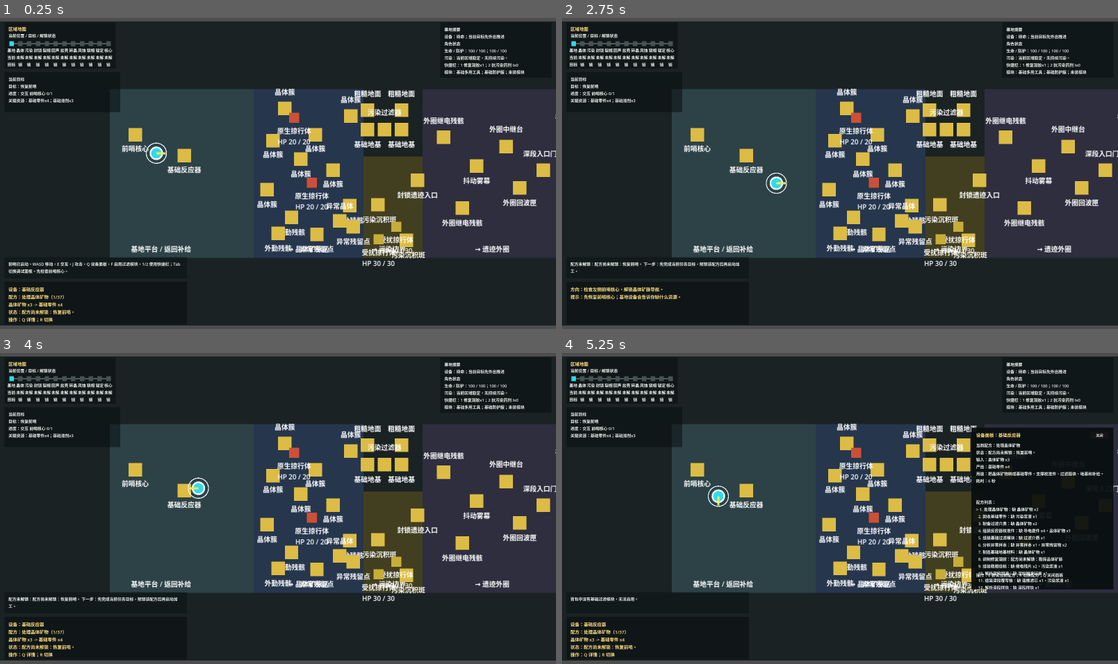
Above: before the commit, frames 1-4 (two rows, left to right).
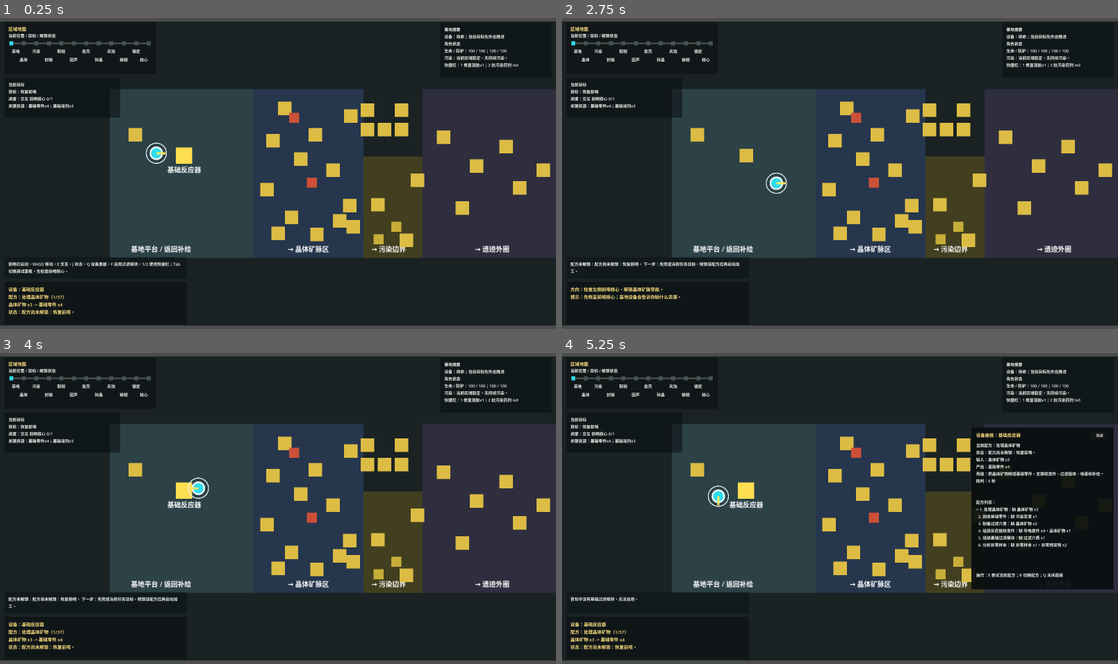
Above: after the commit, the same moments.

Repository: laugh0608/RadishCatalyst
Game: Godot game, scene res://scenes/boot/Boot.tscn
Same seed, same stepped clock (60 frames per second), same inputs: the game is played once before the commit and once after it.
Inputs (mouse positions are in pixels of both pictures, inside the frame that each line leads up to):
- Up to frame 1 (0.25 s): no input
- Up to frame 2 (2.75 s): tap Enter at 0.5 s; move the mouse to (962, 157) at 0.52 s; hold D (move_right) 0.53-1.28 s; tap J (attack) at 0.6, 1.55, 2.1 s; click (962, 157) at 0.67 s; tap E (interact) at 0.8, 1.35, 2.3 s; move the mouse to (728, 189) at 1.27 s; hold S (move_down) 1.28-2.03 s; move the mouse to (895, 105) at 2.02 s; hold D (move_right) from 2.03 s (still down)
- Up to frame 3 (4 s): move the mouse to (250, 570) at 2.77 s; release D (move_right) at 2.78 s; hold W (move_up) 2.78-3.53 s; tap R (cycle_recipe) at 2.85 s; click (250, 570) at 2.92 s; tap J (attack) at 3.05 s; move the mouse to (444, 555) at 3.52 s; hold A (move_left) from 3.53 s (still down); tap E (interact) at 3.6 s
- Up to frame 4 (5.25 s): move the mouse to (673, 461) at 4.27 s; tap Q (toggle_device_panel) at 4.35 s; tap J (attack) at 4.55 s; move the mouse to (867, 508) at 5.02 s; release A (move_left) at 5.03 s; hold S (move_down) from 5.03 s (still down); tap F (toggle_module) at 5.1 s; click (867, 508) at 5.17 s

The runs differ from the first frame. In frame 1, 4.8% of the frame differs, in the area x 1-100%, y 7-98%; in frame 2, 4.6%; in frame 3, 4.7%; in frame 4, 4.7%.

Commit message:
feat: 收束首小时可读交互边界

Diff:
--- a/client/scripts/actors/prototype_enemy.gd
+++ b/client/scripts/actors/prototype_enemy.gd
@@ -5,6 +5,10 @@
 
 const DEFEATED_COLOR := Color(0.2, 0.2, 0.2, 1)
 const DEFEATED_POLLUTED_COLOR := Color(0.34, 0.32, 0.16, 1)
+const FOCUSED_SPRITE_SCALE := Vector2(1.22, 1.22)
+const FOCUSED_SPRITE_MODULATE := Color(1.16, 1.16, 1.16, 1)
+const DEFAULT_SPRITE_MODULATE := Color(1, 1, 1, 1)
+const FOCUSED_Z_INDEX := 18
 
 var health: float = 20.0
 var max_health: float = 20.0
@@ -61,6 +65,16 @@
 	return not defeated and visible
 
 
+func set_focus_visual(focused: bool) -> void:
+	if label != null:
+		label.visible = focused and visible and not defeated
+	if sprite != null:
+		sprite.pivot_offset = sprite.size * 0.5
+		sprite.scale = FOCUSED_SPRITE_SCALE if focused else Vector2.ONE
+		sprite.modulate = FOCUSED_SPRITE_MODULATE if focused else DEFAULT_SPRITE_MODULATE
+	z_index = FOCUSED_Z_INDEX if focused else 0
+
+
 func mark_defeated() -> void:
 	defeated = true
 	health = 0.0
--- /dev/null
+++ b/client/scripts/checks/first_hour_readability_check.gd
@@ -0,0 +1,77 @@
+extends RefCounted
+
+const VerticalSliceMapScene := preload("res://scenes/maps/VerticalSliceMap.tscn")
+const PrototypeHudScene := preload("res://scenes/ui/PrototypeHud.tscn")
+
+var host
+
+
+func _init(check_host) -> void:
+	host = check_host
+
+
+func run() -> void:
+	_check_interactable_focus_labels()
+	_check_enemy_focus_labels()
+	_check_hud_map_runtime_labels()
+
+
+func _check_interactable_focus_labels() -> void:
+	var map := VerticalSliceMapScene.instantiate() as VerticalSliceMap
+	host.root.add_child(map)
+	map.setup(host.data_registry)
+	map.refresh_world_interactables(WorldState.create_default())
+	var crystal := map.get_node("Interactables/CrystalCluster") as PrototypeInteractable
+	var crystal_east := map.get_node("Interactables/CrystalClusterEast") as PrototypeInteractable
+	host._expect_equal(crystal.label.visible, false, "first-hour non-current crystal label starts hidden")
+	host._expect_equal(crystal.marker.scale, Vector2.ONE, "first-hour non-current crystal marker is not enlarged")
+
+	map.player.position = crystal.position
+	map.update_current_interactable()
+	host._expect_equal(map.current_interactable, crystal, "first-hour nearest crystal becomes current interactable")
+	host._expect_equal(crystal.label.visible, true, "first-hour current crystal label is visible")
+	host._expect_equal(crystal.marker.scale, PrototypeInteractable.FOCUSED_MARKER_SCALE, "first-hour current crystal marker is enlarged")
+	host._expect_equal(crystal_east.label.visible, false, "first-hour nearby non-current crystal label remains hidden")
+	map.free()
+
+
+func _check_enemy_focus_labels() -> void:
+	var map := VerticalSliceMapScene.instantiate() as VerticalSliceMap
+	host.root.add_child(map)
+	map.setup(host.data_registry)
+	var world := WorldState.create_default()
+	map.sync_enemy_states(world)
+	var enemy := map.get_node("Enemies/NativeSkitter") as PrototypeEnemy
+	var patrol := map.get_node("Enemies/NativeSkitterPatrol") as PrototypeEnemy
+	host._expect_equal(enemy.label.visible, false, "first-hour enemy label starts hidden when out of range")
+
+	map.player.position = enemy.position
+	map.update_current_interactable()
+	host._expect_equal(enemy.label.visible, true, "first-hour nearest attack target label is visible")
+	host._expect_equal(enemy.sprite.scale, PrototypeEnemy.FOCUSED_SPRITE_SCALE, "first-hour nearest attack target is enlarged")
+	host._expect_equal(patrol.label.visible, false, "first-hour non-current enemy label remains hidden")
+	map.free()
+
+
+func _check_hud_map_runtime_labels() -> void:
+	var hud := PrototypeHudScene.instantiate() as PrototypeHud
+	host.root.add_child(hud)
+	hud._ensure_runtime_nodes()
+	host._expect_equal(
+		hud._format_map_marker_runtime_label("基地\n当前\n目标"),
+		"基地\n当前 / 目标",
+		"first-hour minimap keeps current target state compact"
+	)
+	host._expect_equal(
+		hud._format_map_marker_runtime_label("晶体\n未解锁"),
+		"晶体",
+		"first-hour minimap hides low-value locked status text"
+	)
+	hud._set_control_rect(hud.map_panel, Vector2.ZERO, Vector2(560.0, 232.0))
+	hud._layout_map_panel_contents()
+	host._expect_equal(
+		hud.map_marker_labels[0].position.y != hud.map_marker_labels[1].position.y,
+		true,
+		"first-hour minimap marker labels use staggered lanes"
+	)
+	hud.free()
--- a/client/scripts/checks/vertical_slice_flow_check.gd
+++ b/client/scripts/checks/vertical_slice_flow_check.gd
@@ -3,6 +3,7 @@
 const DeepProcessingCheckScript := preload("res://scripts/checks/deep_processing_check.gd")
 const BaseActionQueueRotationCheckScript := preload("res://scripts/checks/base_action_queue_rotation_check.gd")
 const BaseActionTargetPromptCheckScript := preload("res://scripts/checks/base_action_target_prompt_check.gd")
+const FirstHourReadabilityCheckScript := preload("res://scripts/checks/first_hour_readability_check.gd")
 const HudRuntimeHintFlowCheckScript := preload("res://scripts/checks/hud_runtime_hint_flow_check.gd")
 const HudMapMarkerCheckScript := preload("res://scripts/checks/hud_map_marker_check.gd")
 const PhaseWellFollowupChecks := preload("res://scripts/checks/phase_well_followup_check.gd")
@@ -34,6 +35,7 @@
 	_check_runtime_hint_prompt_flow()
 	_check_status_panel_summary()
 	HudMapMarkerCheckScript.new(self).run(root)
+	FirstHourReadabilityCheckScript.new(self).run()
 	_check_region_presence_bounds()
 	_check_pollution_gate_runtime_bounds()
 	BaseActionQueueRotationCheckScript.new(self).run()
--- a/client/scripts/interaction/prototype_interactable.gd
+++ b/client/scripts/interaction/prototype_interactable.gd
@@ -45,6 +45,10 @@
 const COMPLETED_FRONTLINE_ACTION_COLOR := Color(0.56, 0.9, 0.78, 1)
 const BUILT_FOUNDATION_COLOR := Color(0.55, 0.6, 0.55, 1)
 const BUILT_FILTER_COLOR := Color(0.72, 0.78, 0.38, 1)
+const FOCUSED_MARKER_SCALE := Vector2(1.22, 1.22)
+const FOCUSED_MARKER_MODULATE := Color(1.18, 1.18, 1.18, 1)
+const DEFAULT_MARKER_MODULATE := Color(1, 1, 1, 1)
+const FOCUSED_Z_INDEX := 20
 
 @export var definition_id: String = ""
 @export var interaction_type: String = "inspect"
@@ -162,6 +166,16 @@
 	monitoring = enabled
 
 
+func set_focus_visual(focused: bool) -> void:
+	if label != null:
+		label.visible = focused and visible and not label.text.strip_edges().is_empty()
+	if marker != null:
+		marker.pivot_offset = marker.size * 0.5
+		marker.scale = FOCUSED_MARKER_SCALE if focused else Vector2.ONE
+		marker.modulate = FOCUSED_MARKER_MODULATE if focused else DEFAULT_MARKER_MODULATE
+	z_index = FOCUSED_Z_INDEX if focused else 0
+
+
 func set_default_visual() -> void:
 	consumed = false
 	visible = true
--- a/client/scripts/map/vertical_slice_map.gd
+++ b/client/scripts/map/vertical_slice_map.gd
@@ -87,6 +87,7 @@
 	phase_well_frontier_runtime = PhaseWellFrontierRuntime.new(data_registry)
 	_setup_interactable_labels()
 	_setup_enemy_labels()
+	_refresh_focus_visuals()
 func _ready() -> void:
 	for interactable in interactables_root.get_children():
 		if interactable is PrototypeInteractable:
@@ -159,6 +160,7 @@
 	if not interacted.can_interact():
 		current_interactable = null
 		interaction_cleared.emit(interacted)
+	_refresh_focus_visuals()
 	var evacuation_feedback := _evacuate_if_needed(character_state, world_state, "pollution")
 	if not evacuation_feedback.is_empty():
 		result["message"] = "%s%s" % [String(result.get("message", "")), String(evacuation_feedback.get("log_message", ""))]
@@ -466,6 +468,7 @@
 func update_current_interactable() -> void:
 	var nearest_interactable := _get_nearest_interactable()
 	if nearest_interactable == current_interactable:
+		_refresh_focus_visuals()
 		return
 	var previous_interactable := current_interactable
 	current_interactable = nearest_interactable
@@ -473,6 +476,7 @@
 		interaction_cleared.emit(previous_interactable)
 	if current_interactable != null:
 		interaction_available.emit(current_interactable)
+	_refresh_focus_visuals()
 func try_cycle_recipe(world_state: WorldState = null) -> Dictionary:
 	if current_interactable == null:
 		if _has_nearby_phase_relay_pad():
@@ -607,6 +611,7 @@
 		)
 		enemy.apply_saved_state(enemy_state)
 		enemy.set_spawn_enabled(_should_enemy_spawn(enemy, world_state))
+	_refresh_focus_visuals()
 func refresh_enemy_spawns(world_state: WorldState) -> void:
 	if phase_well_frontier_runtime != null:
 		phase_well_frontier_runtime.sync_anchor_field_progress(world_state)
@@ -614,6 +619,7 @@
 		if not enemy is PrototypeEnemy:
 			continue
 		enemy.set_spawn_enabled(_should_enemy_spawn(enemy, world_state))
+	_refresh_enemy_focus_visuals()
 func apply_runtime_state(world_state: WorldState, character_state: CharacterState) -> void:
 	current_interactable = null
 	player.position = character_state.position
@@ -782,6 +788,18 @@
 		nearest_distance = distance
 
 	return nearest_enemy
+func _refresh_focus_visuals() -> void:
+	_refresh_interactable_focus_visuals()
+	_refresh_enemy_focus_visuals()
+func _refresh_interactable_focus_visuals() -> void:
+	for interactable in interactables_root.get_children():
+		if interactable is PrototypeInteractable:
+			interactable.set_focus_visual(interactable == current_interactable and interactable.can_interact())
+func _refresh_enemy_focus_visuals() -> void:
+	var focused_enemy := _get_nearest_attack_target()
+	for enemy in enemies_root.get_children():
+		if enemy is PrototypeEnemy:
+			enemy.set_focus_visual(enemy == focused_enemy)
 func _should_enemy_spawn(enemy: PrototypeEnemy, world_state: WorldState) -> bool:
 	if enemy.definition_id == "enemy.elite_residue_node":
 		return (
--- a/client/scripts/ui/prototype_hud.gd
+++ b/client/scripts/ui/prototype_hud.gd
@@ -518,7 +518,21 @@
 			continue
 		var marker_view := marker_view_data[index]
 		map_marker_rects[index].color = marker_view.get("color", Color.WHITE)
-		map_marker_labels[index].text = String(marker_view.get("label", ""))
+		map_marker_labels[index].text = _format_map_marker_runtime_label(String(marker_view.get("label", "")))
+
+
+func _format_map_marker_runtime_label(raw_label: String) -> String:
+	var rows := raw_label.split("\n", false)
+	if rows.size() <= 1:
+		return raw_label
+	var status_rows: Array[String] = []
+	for index in range(1, rows.size()):
+		var row := String(rows[index])
+		if row == "当前" or row == "目标" or row == "测绘预告":
+			status_rows.append(row)
+	if status_rows.is_empty():
+		return String(rows[0])
+	return "%s\n%s" % [String(rows[0]), " / ".join(status_rows)]
 
 
 func _update_runtime_hint(world_state: WorldState, character_state: CharacterState, quest_id: String) -> void:
@@ -714,8 +728,8 @@
 	last_viewport_size = viewport_size
 	var margin := 20.0
 	var gap := 16.0
-	var map_width := clampf(viewport_size.x * 0.38, 448.0, 500.0)
-	var map_height := 208.0
+	var map_width := clampf(viewport_size.x * 0.44, 560.0, 680.0)
+	var map_height := 232.0
 	var objective_width := clampf(viewport_size.x * 0.28, 400.0, 520.0)
 	var objective_height := 180.0
 	var vitals_width := clampf(viewport_size.x * 0.28, 420.0, 500.0)
@@ -815,16 +829,17 @@
 		return
 
 	var marker_top := 84.0
-	var marker_size := Vector2(20.0, 22.0)
-	var label_top := 112.0
-	var label_height := maxf(0.0, map_panel.size.y - label_top - 12.0)
+	var marker_size := Vector2(18.0, 20.0)
+	var primary_label_top := 116.0
+	var secondary_label_top := 154.0
+	var label_height := 42.0
 	var left_margin := 22.0
 	var right_margin := 22.0
 	var usable_width := maxf(0.0, map_panel.size.x - left_margin - right_margin - marker_size.x)
 	var step := 0.0
 	if marker_count > 1:
 		step = usable_width / float(marker_count - 1)
-	var label_width := maxf(46.0, step + 12.0)
+	var label_width := clampf(step * 1.7, 64.0, 96.0)
 	var first_center_x := left_margin + marker_size.x * 0.5
 	var last_center_x := first_center_x
 
@@ -844,8 +859,10 @@
 			4.0,
 			maxf(4.0, map_panel.size.x - label_width - 4.0)
 		)
+		var label_top := primary_label_top if index % 2 == 0 else secondary_label_top
 		marker_label.position = Vector2(label_x, label_top)
 		marker_label.size = Vector2(label_width, label_height)
+		_prepare_wrapped_label(marker_label)
 
 		if index == 0:
 			first_center_x = marker_center_x
@@ -862,6 +879,14 @@
 	label.position = Vector2(left, top)
 	label.size.x = maxf(0.0, panel.size.x - left * 2.0)
 	label.size.y = forced_height if forced_height > 0.0 else maxf(0.0, panel.size.y - top * 2.0)
+	_prepare_wrapped_label(label)
+
+
+func _prepare_wrapped_label(label: Label) -> void:
+	if label == null:
+		return
+	label.autowrap_mode = TextServer.AUTOWRAP_WORD_SMART
+	label.clip_text = true
 
 
 func _layout_device_panel_labels() -> void:
@@ -870,18 +895,22 @@
 	if device_title_label != null:
 		device_title_label.position = Vector2(22.0, 18.0)
 		device_title_label.size = Vector2(device_panel.size.x - 134.0, 32.0)
+		_prepare_wrapped_label(device_title_label)
 	if device_close_button != null:
 		device_close_button.position = Vector2(device_panel.size.x - 104.0, 18.0)
 		device_close_button.size = Vector2(82.0, 32.0)
 	if device_status_label != null:
 		device_status_label.position = Vector2(22.0, 66.0)
 		device_status_label.size = Vector2(device_panel.size.x - 44.0, 244.0)
+		_prepare_wrapped_label(device_status_label)
 	if device_recipe_label != null:
 		device_recipe_label.position = Vector2(22.0, 322.0)
 		device_recipe_label.size = Vector2(device_panel.size.x - 44.0, 240.0)
+		_prepare_wrapped_label(device_recipe_label)
 	if device_operation_label != null:
 		device_operation_label.position = Vector2(22.0, device_panel.size.y - 78.0)
 		device_operation_label.size = Vector2(device_panel.size.x - 44.0, 42.0)
+		_prepare_wrapped_label(device_operation_label)
 
 
 func _get_selected_development_baseline() -> Dictionary:
Not shown, added: client/scripts/checks/first_hour_readability_check.gd.uid
Not shown, changed: docs/devlogs/2026-W22.md
Not shown, changed: docs/planning/current.md
Not shown, changed: docs/planning/daily-start.md
